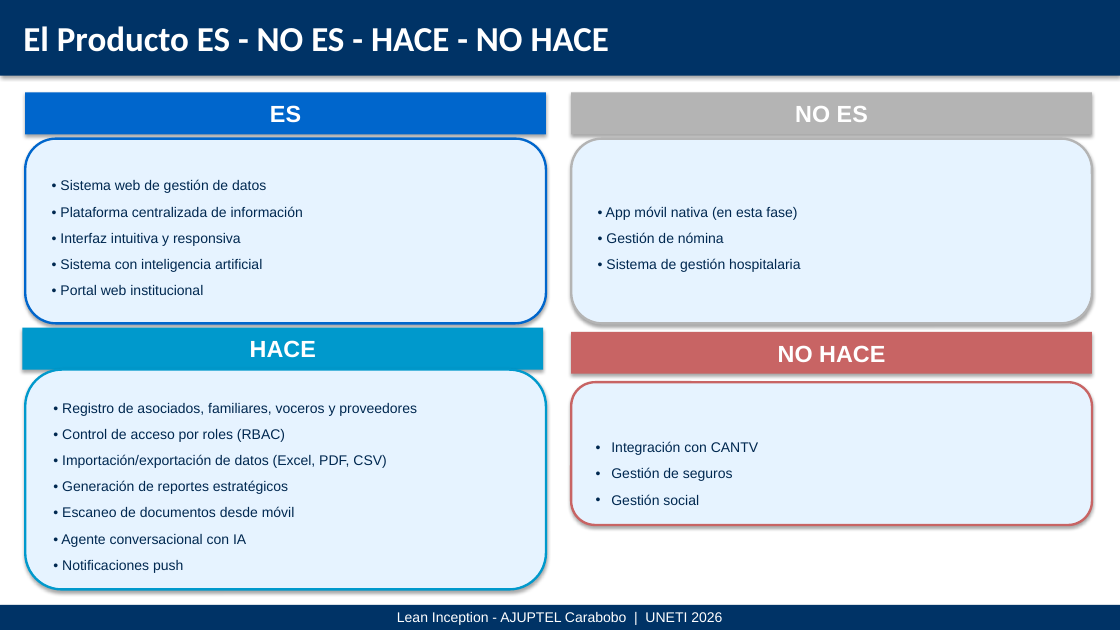
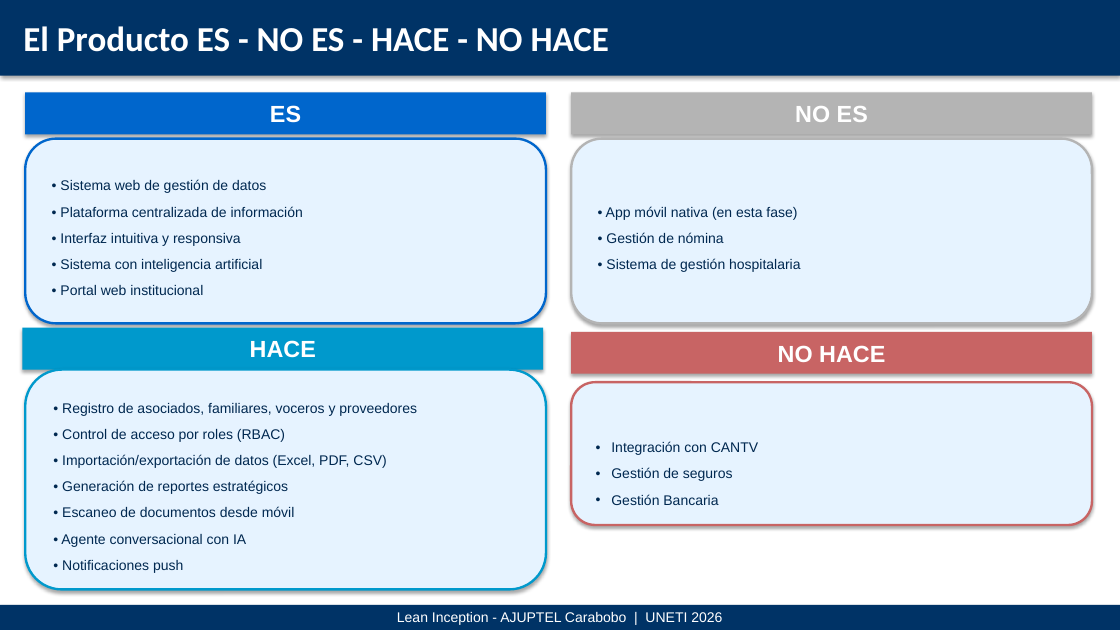
Before and after one commit to proyectoajuptel/ajuptel-portfolio, a slide deck: slide 4 of public/docs/fase1/lean_inception_ajuptel.pptx. Drawn at 1120x630 pixels with LibreOffice and Linux fonts; fonts in the diff are those of the drawing. Boxes give left, top, right and bottom in pixels: in the first picture for what was removed or moved away, otherwise in the second. Text is boxed around its words. In the diff, an @@ line names an element or a change of style, - is before the commit and + after.

```diff
--- a/public/docs/fase1/lean_inception_ajuptel.pptx
+++ b/public/docs/fase1/lean_inception_ajuptel.pptx
@@ text in rounded rectangle at (611, 494, 718, 505): text changed @@
-• Gestión social
+• Gestión Bancaria
```
Also in this commit, not shown: 4 other slides changed, 25 other files.
